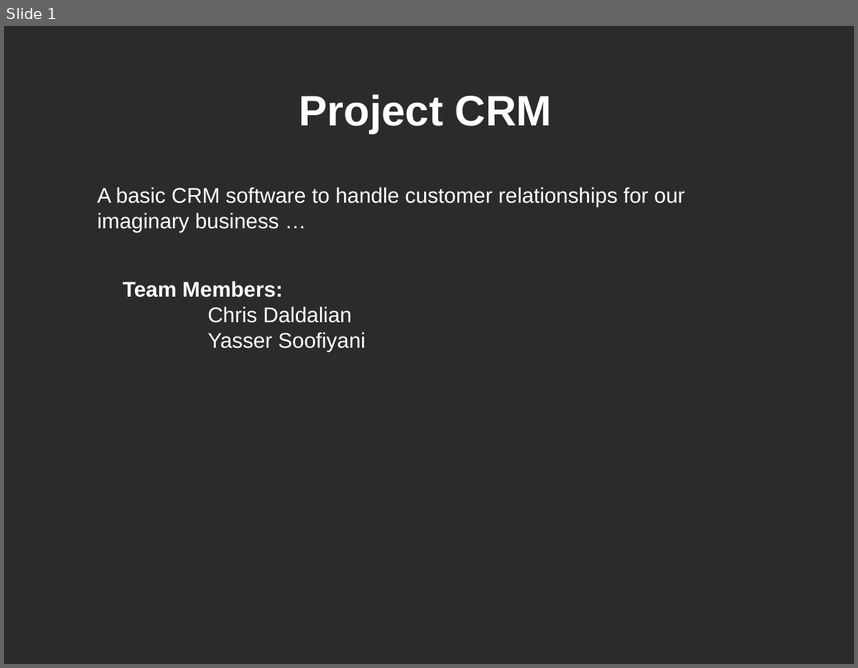
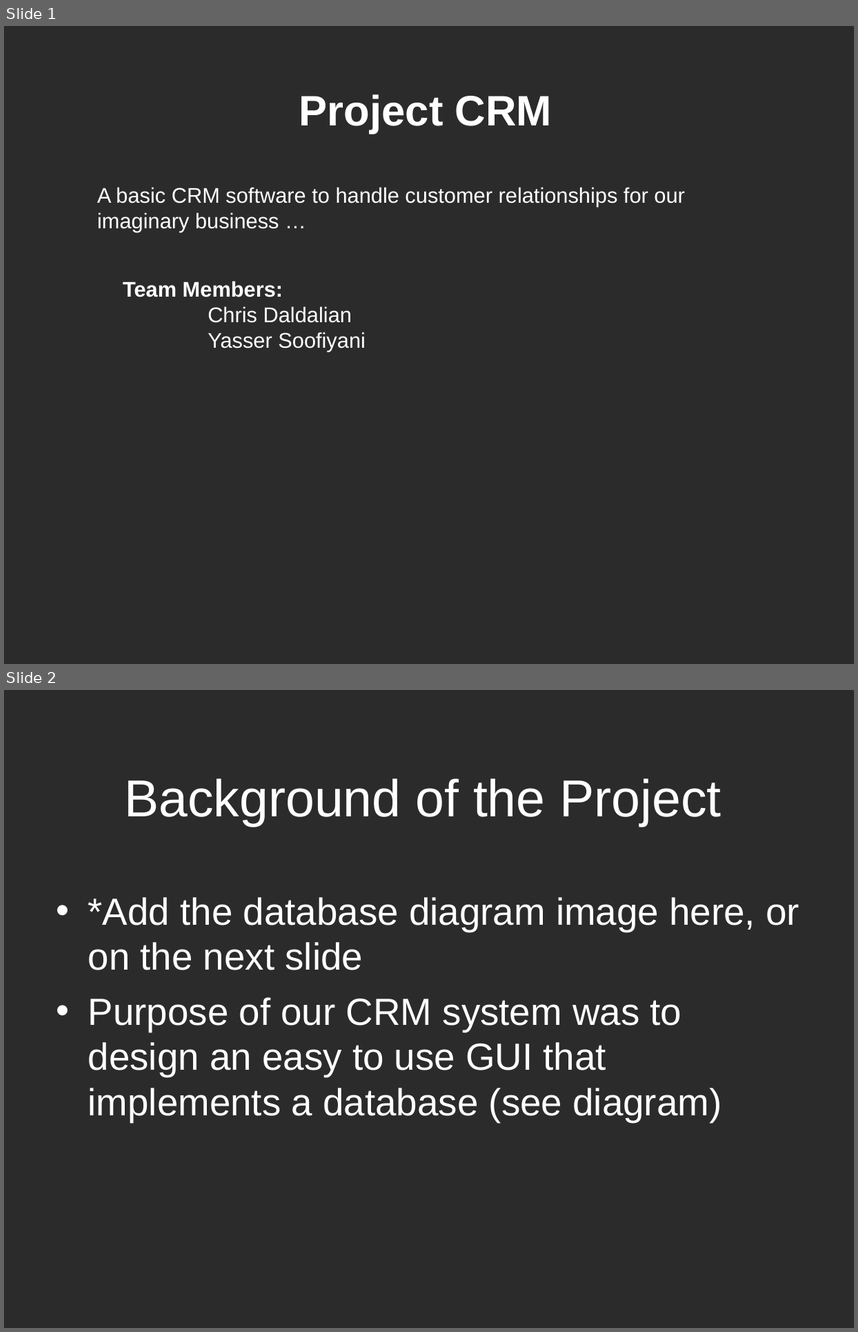
Before and after one commit to ChrDald/ProjectCRM, a slide deck: Presentation/Project CRM.ppt. Shown one above the other, each under a label of ours: slide 1 before the commit, slides 1 and 2 after it. The pictures are 858x668 and 858x1332 pixels, drawn with LibreOffice and Linux fonts; fonts in the diff are those of the drawing; background and template pictures are left out; a plain dark background stands for a picture behind light text. Boxes give left, top, right and bottom in pixels: in the first picture for what was removed or moved away, otherwise in the second. Text is boxed around its words. In the diff, an @@ line names an element or a change of style, - is before the commit and + after.

```diff
--- a/Presentation/Project CRM.ppt
+++ b/Presentation/Project CRM.ppt
@@ slide 2 added at (4, 690, 854, 1328), background picture (left out) @@
@@ title added at (124, 778, 722, 826), 44 pt, text #FFFFFF @@
+Background of the Project
@@ text added at (88, 897, 800, 1122), 32 pt, text #FFFFFF @@
+• *Add the database diagram image here, or on the next slide
+• Purpose of our CRM system was to design an easy to use GUI that implements a database (see diagram)
```
Also in this commit, not shown: 10 other slides added, 9 slides removed, 1 other file.
